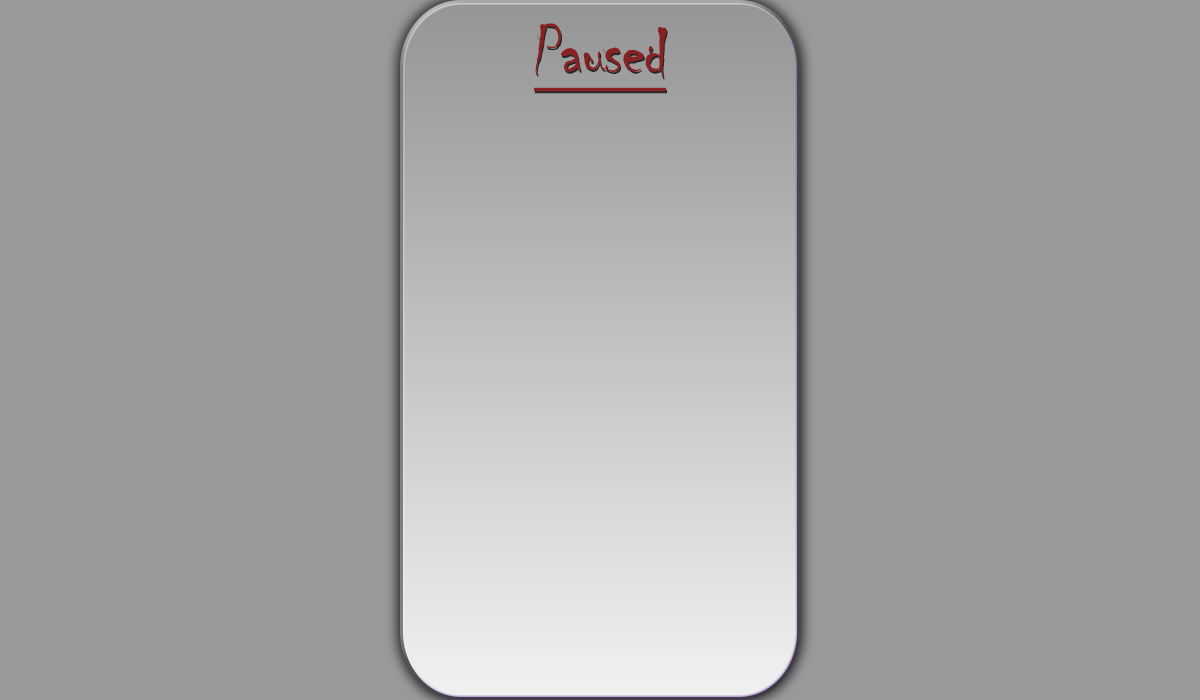
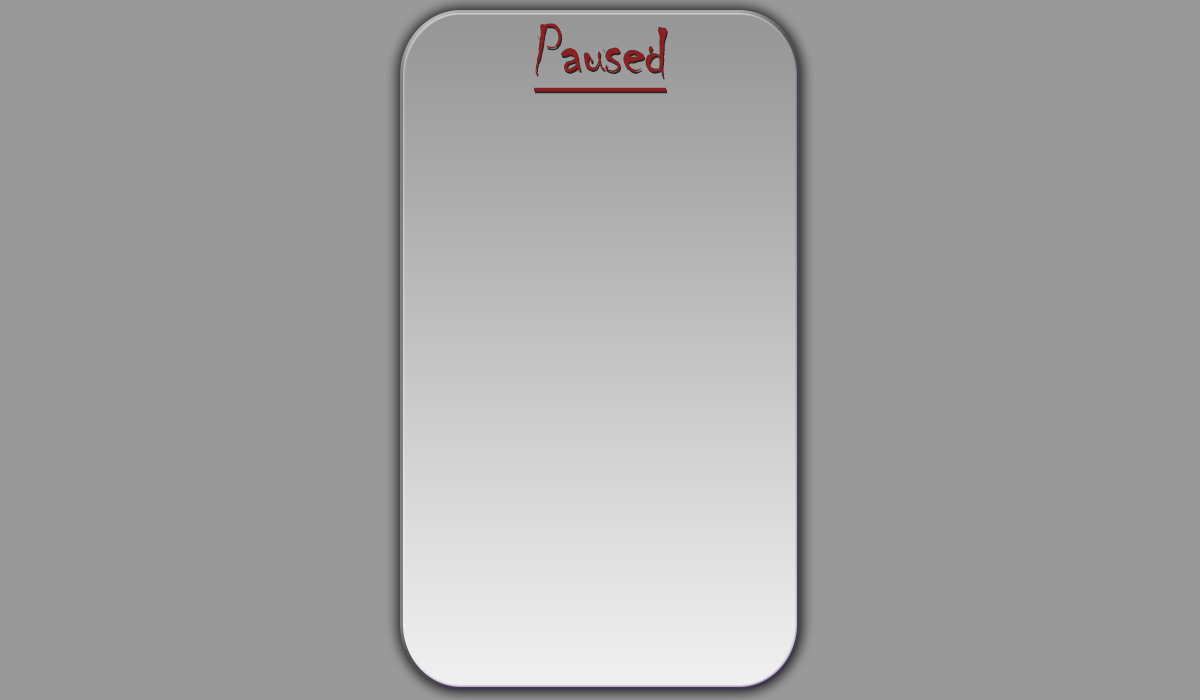
Comparing the layer stacks of the two 1200 × 700 images. Changes:
painted on "Rounded Rectangle 1" over [400, 0, 800, 700]
